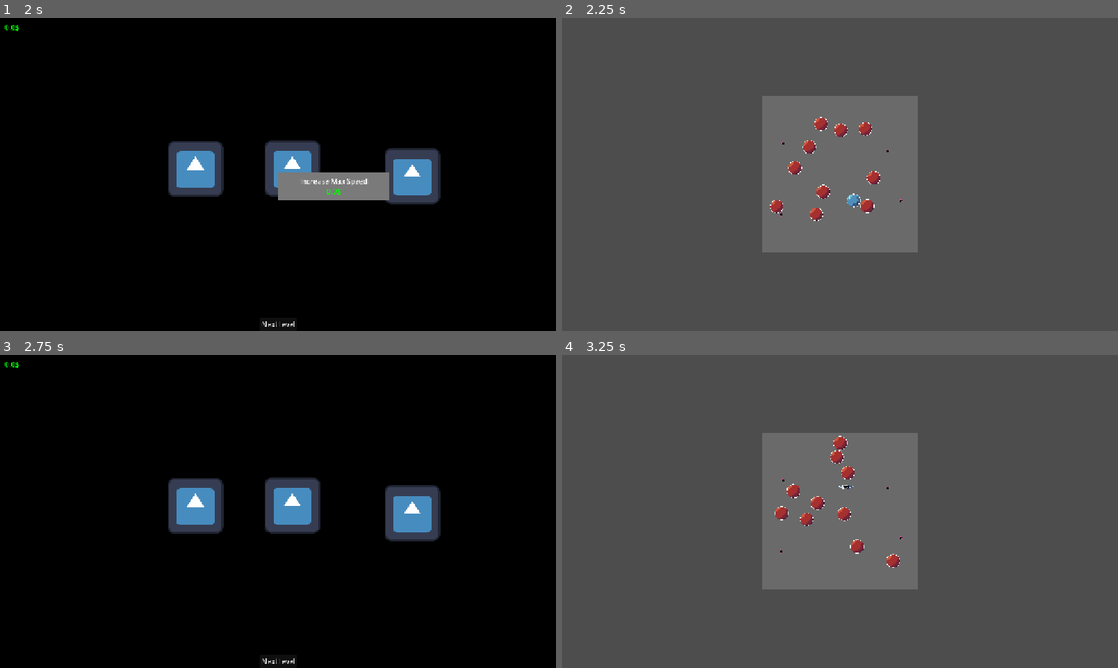
Above: before the commit, frames 1-4 (two rows, left to right).
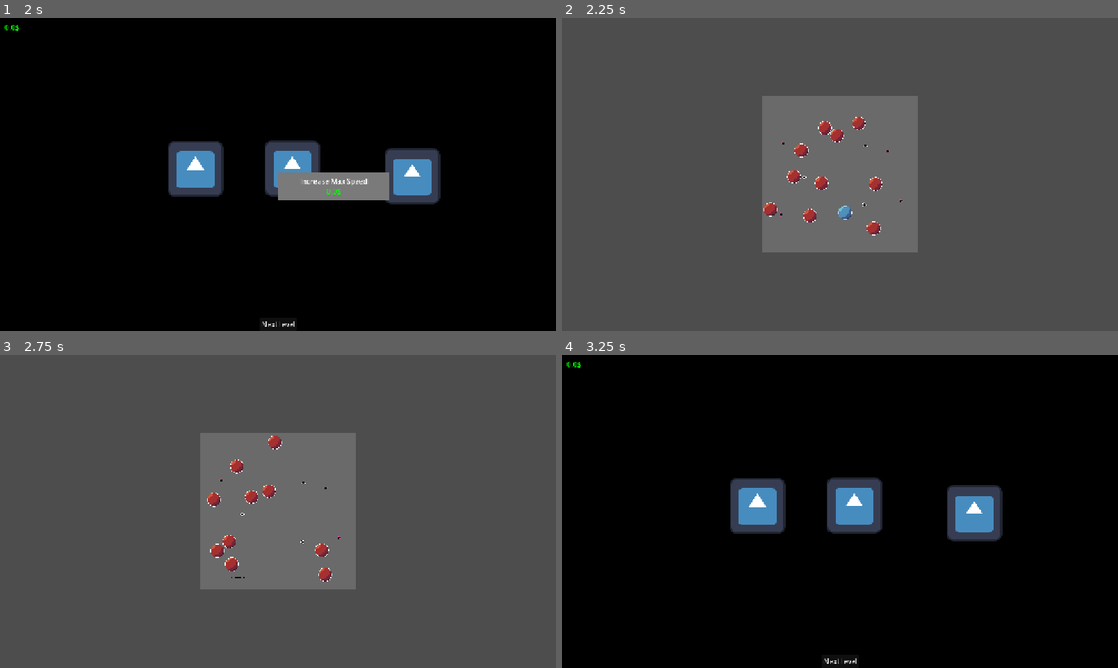
Above: after the commit, the same moments.

Repository: wespd/ball-fighter
Game: Godot game, scene res://Scenes/main_menu.tscn
Same seed, same stepped clock (60 frames per second), same inputs: the game is played once before the commit and once after it. The engine's default icon, where the game draws it, is replaced by a stand-in: a white triangle on a blue panel in a dark square.
Inputs (mouse positions are in pixels of both pictures, inside the frame that each line leads up to):
- Up to frame 1 (2 s): click "Play" at 0.5 s; click "Play" at 1.25 s
- Up to frame 2 (2.25 s): click "Next level" at 2 s
- Up to frame 3 (2.75 s): no input
- Up to frame 4 (3.25 s): click (840, 661) at 2.75 s, where only the run before the commit has a clickable "Next level"

Frame 1 is identical in both runs. In frame 2, 1.5% of the frame differs, in the area x 36-58%, y 31-70%; in frame 3, 99%; in frame 4, 99%, in the area x 0-100%, y 0-100%.

Commit message:
peg bouncy bouncy

Diff:
--- a/Scenes/main.tscn
+++ b/Scenes/main.tscn
@@ -3,6 +3,7 @@
 [ext_resource type="PackedScene" uid="uid://d18bcpnidh32y" path="res://Scenes/ball.tscn" id="1_0xm2m"]
 [ext_resource type="Script" uid="uid://dwsrph4ywts4u" path="res://Scripts/level.gd" id="1_h2yge"]
 [ext_resource type="PackedScene" uid="uid://oncbnrfwyhb" path="res://Scenes/void_peg.tscn" id="3_8gbba"]
+[ext_resource type="PackedScene" uid="uid://y4gf131udgjo" path="res://Scenes/peg.tscn" id="3_h2yge"]
 
 [sub_resource type="WorldBoundaryShape2D" id="WorldBoundaryShape2D_0xm2m"]
 normal = Vector2(1, 0)
@@ -131,3 +132,12 @@
 
 [node name="VoidPeg4" parent="." unique_id=848812103 instance=ExtResource("3_8gbba")]
 position = Vector2(140, 61)
+
+[node name="Peg" parent="." unique_id=322305095 instance=ExtResource("3_h2yge")]
+position = Vector2(-82, 6)
+
+[node name="Peg2" parent="." unique_id=162801599 instance=ExtResource("3_h2yge")]
+position = Vector2(59, -66)
+
+[node name="Peg3" parent="." unique_id=1529483174 instance=ExtResource("3_h2yge")]
+position = Vector2(56, 70)
--- a/Scenes/peg.tscn
+++ b/Scenes/peg.tscn
@@ -2,18 +2,73 @@
 
 [ext_resource type="Texture2D" uid="uid://cnhd6r6l232e0" path="res://Sprites/Pegs.png" id="1_y34qd"]
 
-[sub_resource type="AtlasTexture" id="AtlasTexture_1pwoe"]
-atlas = ExtResource("1_y34qd")
-region = Rect2(2, 2, 8, 8)
-
 [sub_resource type="CircleShape2D" id="CircleShape2D_1pwoe"]
 radius = 4.0
+
+[sub_resource type="AtlasTexture" id="AtlasTexture_e5a35"]
+atlas = ExtResource("1_y34qd")
+region = Rect2(12, 0, 12, 12)
+
+[sub_resource type="AtlasTexture" id="AtlasTexture_p4b2k"]
+atlas = ExtResource("1_y34qd")
+region = Rect2(24, 0, 12, 12)
+
+[sub_resource type="AtlasTexture" id="AtlasTexture_e1ejv"]
+atlas = ExtResource("1_y34qd")
+region = Rect2(36, 0, 12, 12)
+
+[sub_resource type="AtlasTexture" id="AtlasTexture_0abo7"]
+atlas = ExtResource("1_y34qd")
+region = Rect2(48, 0, 12, 12)
+
+[sub_resource type="AtlasTexture" id="AtlasTexture_cmd7o"]
+atlas = ExtResource("1_y34qd")
+region = Rect2(60, 0, 12, 12)
+
+[sub_resource type="AtlasTexture" id="AtlasTexture_gfpus"]
+atlas = ExtResource("1_y34qd")
+region = Rect2(72, 0, 12, 12)
+
+[sub_resource type="AtlasTexture" id="AtlasTexture_nxd0g"]
+atlas = ExtResource("1_y34qd")
+region = Rect2(0, 0, 12, 12)
+
+[sub_resource type="SpriteFrames" id="SpriteFrames_1rs7m"]
+animations = [{
+"frames": [{
+"duration": 1.0,
+"texture": SubResource("AtlasTexture_e5a35")
+}, {
+"duration": 1.0,
+"texture": SubResource("AtlasTexture_p4b2k")
+}, {
+"duration": 1.0,
+"texture": SubResource("AtlasTexture_e1ejv")
+}, {
+"duration": 1.0,
+"texture": SubResource("AtlasTexture_0abo7")
+}, {
+"duration": 1.0,
+"texture": SubResource("AtlasTexture_cmd7o")
+}, {
+"duration": 1.0,
+"texture": SubResource("AtlasTexture_gfpus")
+}, {
+"duration": 1.0,
+"texture": SubResource("AtlasTexture_nxd0g")
+}],
+"loop": false,
+"name": &"default",
+"speed": 40.0
+}]
 
 [node name="Peg" type="StaticBody2D" unique_id=322305095 groups=["bouncer"]]
 metadata/bounce_multiplier = 1.1
 
-[node name="Sprite2D" type="Sprite2D" parent="." unique_id=73081053]
-texture = SubResource("AtlasTexture_1pwoe")
-
 [node name="CollisionShape2D" type="CollisionShape2D" parent="." unique_id=1875391019]
 shape = SubResource("CircleShape2D_1pwoe")
+
+[node name="AnimatedSprite2D" type="AnimatedSprite2D" parent="." unique_id=2003080139]
+sprite_frames = SubResource("SpriteFrames_1rs7m")
+frame = 6
+frame_progress = 1.0
--- a/Scripts/ball.gd
+++ b/Scripts/ball.gd
@@ -39,6 +39,9 @@
 
 	if collider.has_meta("bounce_multiplier"):
 		speed *= collider.get_meta("bounce_multiplier")
+		for child in collider.get_children(true):
+			if child is AnimatedSprite2D:
+				child.play("default")
 	if speed > max_speed:
 		speed = max_speed
 
--- a/Scripts/money_up.gd
+++ b/Scripts/money_up.gd
@@ -6,5 +6,6 @@
 	UpgradeGlobals.money += amount
 	text = "[color=green]+%s$" %int(amount)
 	var tweener = get_tree().create_tween()
+	tweener.set_pause_mode(Tween.TWEEN_PAUSE_PROCESS)
 	tweener.tween_property(self, "position", position + Vector2(randf_range(10,15),randf_range(-40,-60)), 1.0)
 	tweener.finished.connect(queue_free)
--- a/Scripts/player_ball.gd
+++ b/Scripts/player_ball.gd
@@ -29,6 +29,9 @@
 
 	if collider.has_meta("bounce_multiplier"):
 		speed *= collider.get_meta("bounce_multiplier")
+		for child in collider.get_children(true):
+			if child is AnimatedSprite2D:
+				child.play("default")
 	if speed > max_speed:
 		speed = max_speed
 
